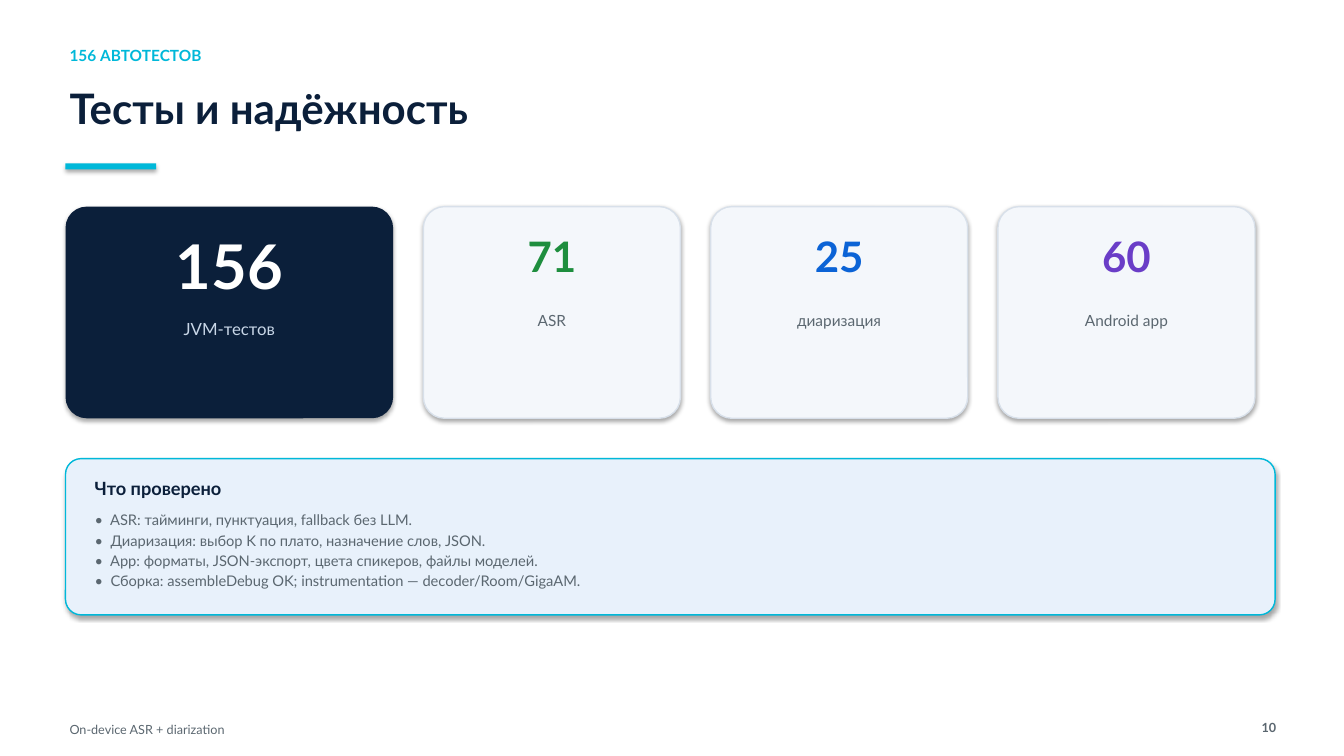
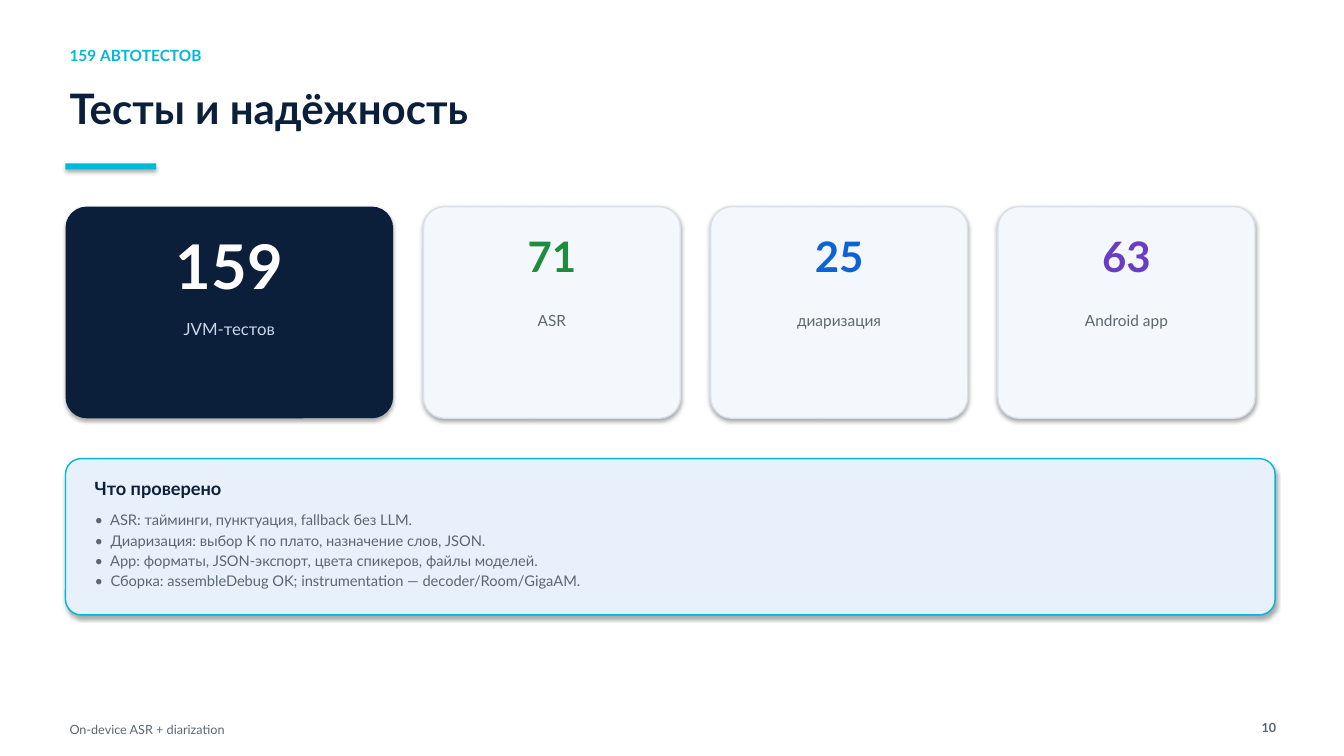
Before and after one commit to VershininSemyon/nuclear_hack_team_corgi, a slide deck: slide 10 of artifacts/hackathon_defense.pptx. Drawn at 1344x756 pixels with LibreOffice and Linux fonts; fonts in the diff are those of the drawing. Boxes give left, top, right and bottom in pixels: in the first picture for what was removed or moved away, otherwise in the second. Text is boxed around its words. In the diff, an @@ line names an element or a change of style, - is before the commit and + after.

```diff
--- a/artifacts/hackathon_defense.pptx
+++ b/artifacts/hackathon_defense.pptx
@@ text at box(70, 49, 201, 61): text changed @@
-156 АВТОТЕСТОВ
+159 АВТОТЕСТОВ
@@ text at box(176, 244, 283, 290): text changed @@
-156
+159
@@ text at box(1102, 241, 1151, 273): text changed @@
-60
+63
```
Also in this commit, not shown: 19 other files.
